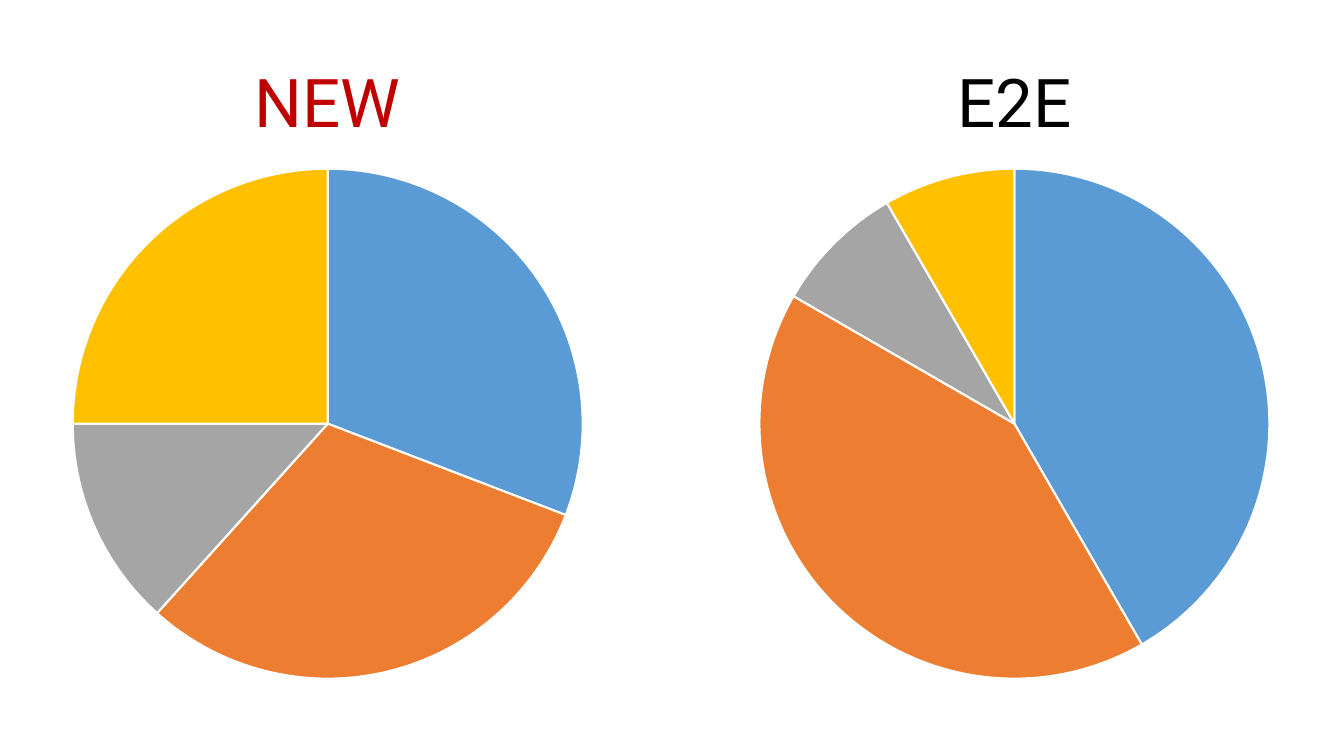
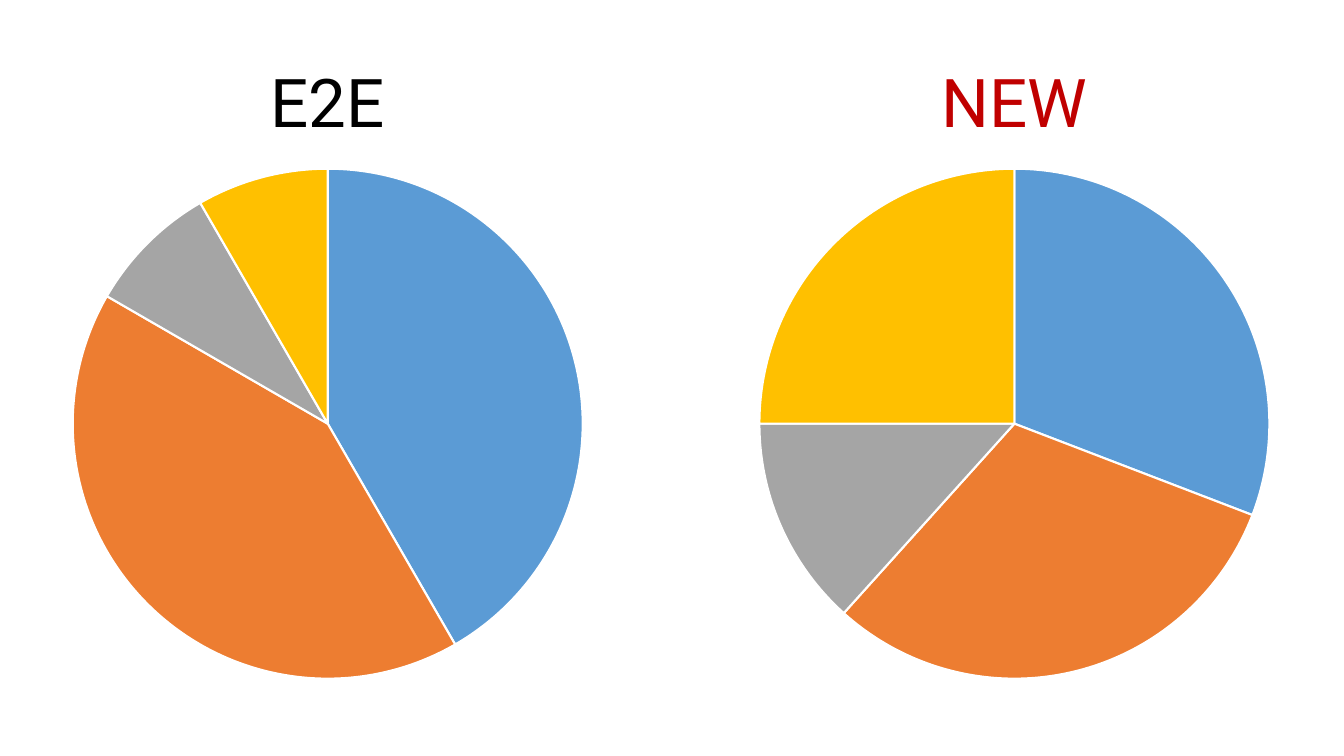
Before and after one commit to rkhaimov/brain-gym, a slide deck: slide 59 of Презентация.pptx. Drawn at 1344x756 pixels with LibreOffice and Linux fonts; fonts in the diff are those of the drawing; background and template pictures are left out. Boxes give left, top, right and bottom in pixels: in the first picture for what was removed or moved away, otherwise in the second. Text is boxed around its words. In the diff, an @@ line names an element or a change of style, - is before the commit and + after.

```diff
--- a/Презентация.pptx
+++ b/Презентация.pptx
@@ text "E2E": place and size @@
-text "E2E" at bbox=[957, 78, 1071, 127]
+text "E2E" at bbox=[271, 78, 385, 127]
@@ text "NEW": place and size @@
-text "NEW" at bbox=[255, 79, 401, 127]
+text "NEW" at bbox=[942, 79, 1088, 127]
@@ pie chart: place and size @@
-pie chart at bbox=[611, 155, 1344, 694]
+pie chart at bbox=[0, 155, 731, 694]
@@ pie chart: place and size @@
-pie chart at bbox=[0, 155, 731, 694]
+pie chart at bbox=[611, 155, 1344, 694]
```
Also in this commit, not shown: 49 other slides changed, 1 slide added, 1 slide removed.
